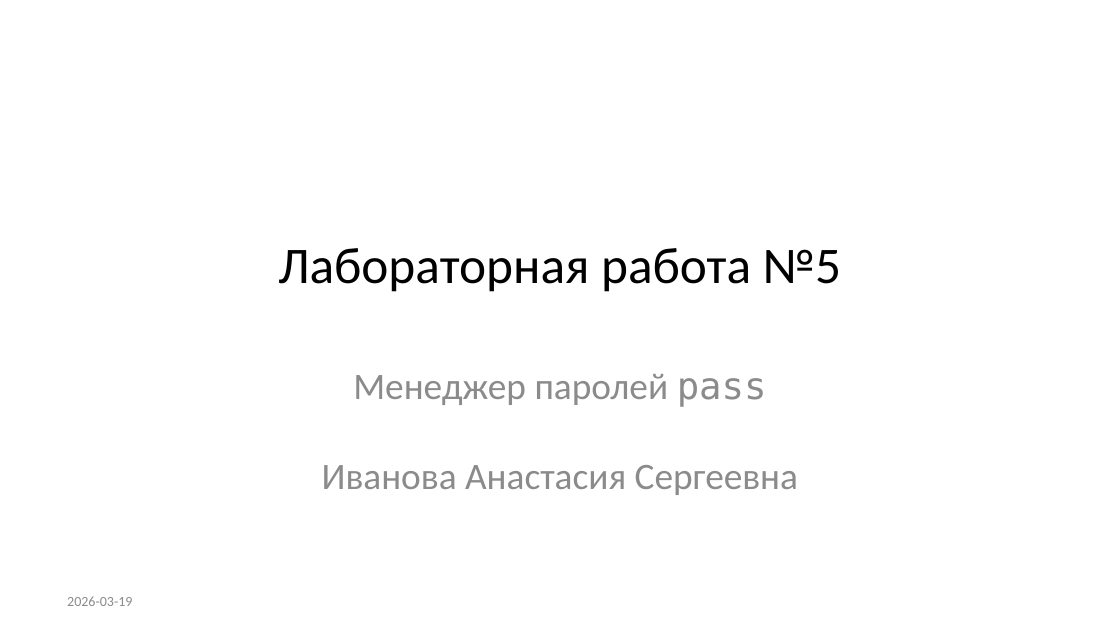
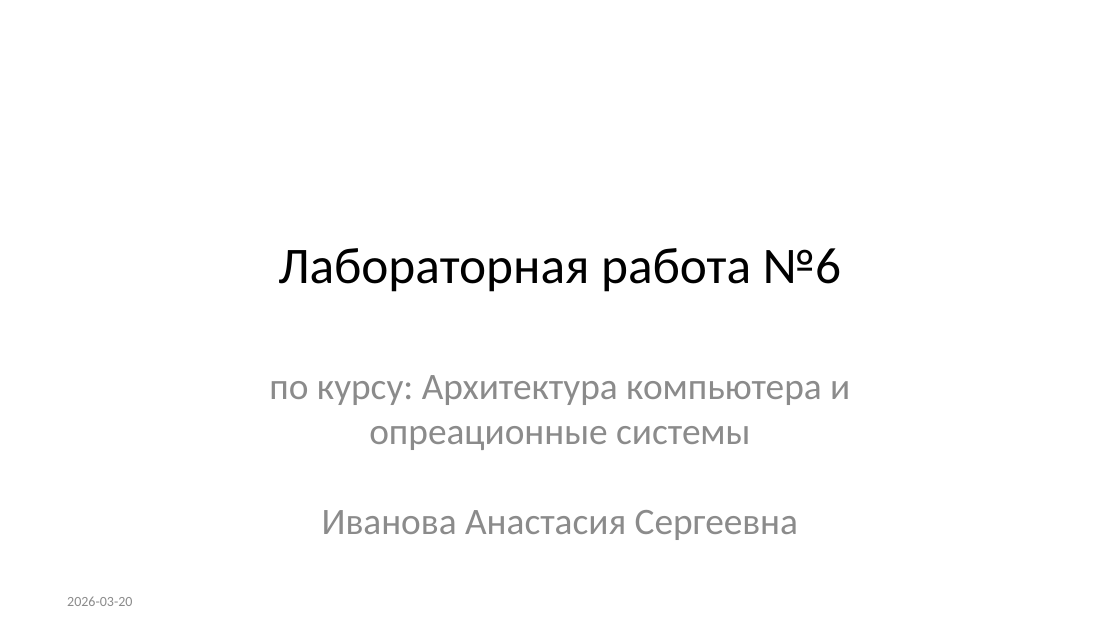
Before and after one commit to asivanova1/study_2025-2026_os-intro, a slide deck: slide 1 of labs/lab06/presentation/output/os-intro-lab06-presentation.pptx. Drawn at 1120x630 pixels with LibreOffice and Linux fonts; fonts in the diff are those of the drawing. Boxes give left, top, right and bottom in pixels: in the first picture for what was removed or moved away, otherwise in the second. Text is boxed around its words. In the diff, an @@ line names an element or a change of style, - is before the commit and + after.

```diff
--- a/labs/lab06/presentation/output/os-intro-lab06-presentation.pptx
+++ b/labs/lab06/presentation/output/os-intro-lab06-presentation.pptx
@@ title at (x1=278, y1=248, x2=842, y2=292): text changed @@
-Лабораторная работа №5
+Лабораторная работа №6
@@ subtitle at (x1=269, y1=375, x2=850, y2=540): text changed @@
-Менеджер паролей pass
-Иванова Анастасия Сергеевна
+по курсу: Архитектура компьютера и опреационные системы
+Иванова Анастасия Сергеевна
@@ text at (x1=67, y1=596, x2=132, y2=606): text changed @@
-2026-03-19
+2026-03-20
```
Also in this commit, not shown: 3 other files.
